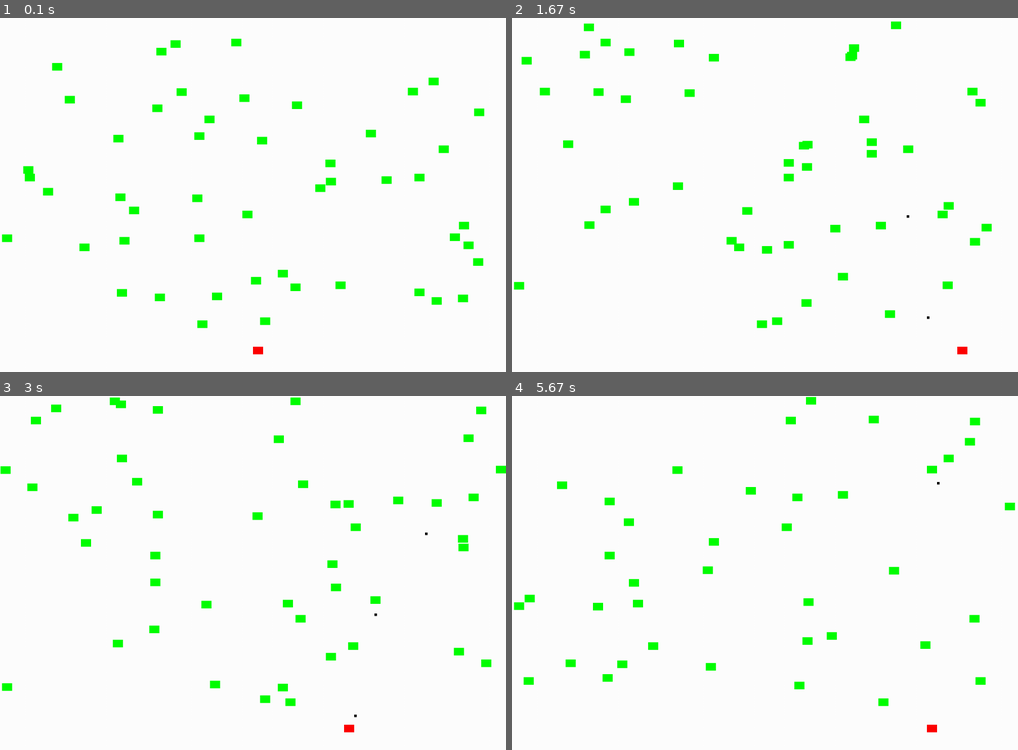
Above: before the commit, frames 1-4 (two rows, left to right).
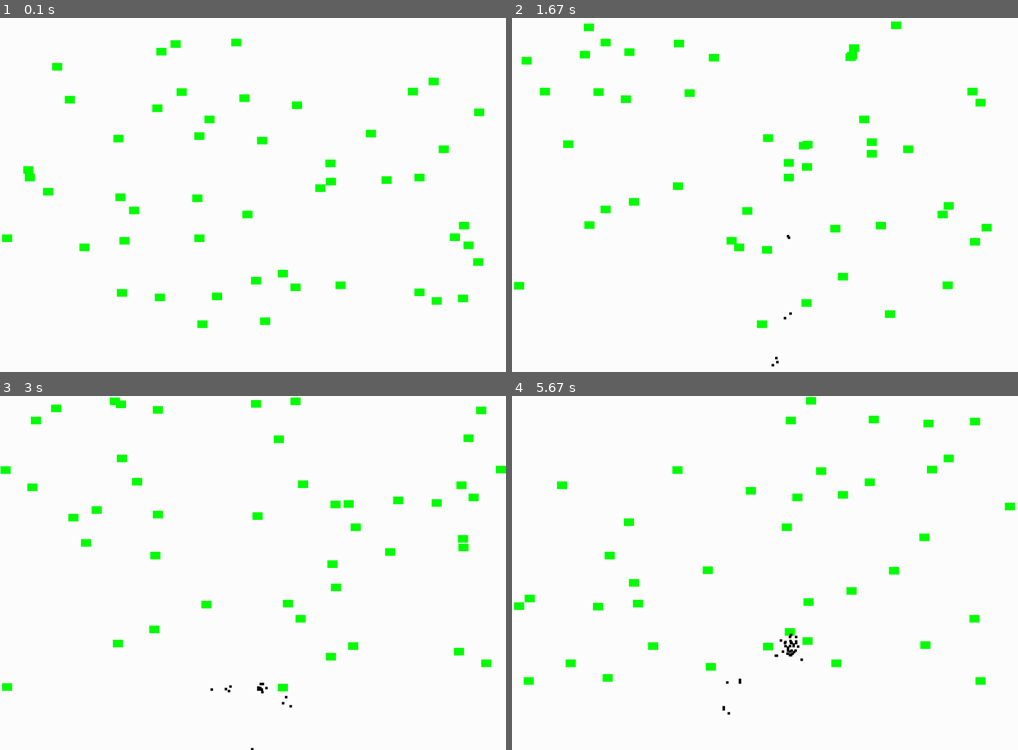
Above: after the commit, the same moments.

Repository: ZafarK638/zafark-python-classwork
Game: pygame game, started from programming/pygame practice/sprites/my_first_oop_game.py
Same seed, same stepped clock (60 frames per second), same inputs: the game is played once before the commit and once after it.
Inputs (mouse positions are in pixels of both pictures, inside the frame that each line leads up to):
- Up to frame 1 (0.1 s): no input
- Up to frame 2 (1.67 s): tap Space at 0.33, 1.23, 1.57 s; hold Right 0.67-1.13 s; move the mouse to (744, 209) at 0.7 s; hold Up 1.17-1.47 s; move the mouse to (765, 219) at 1.2 s; hold Right from 1.5 s (still down); move the mouse to (815, 272) at 1.53 s
- Up to frame 3 (3 s): tap Space at 1.87, 2.07, 2.37, 2.63, 2.97 s; release Right at 1.97 s; hold Left 2-2.53 s; move the mouse to (96, 654) at 2.03 s; hold Down 2.57-2.87 s; move the mouse to (440, 696) at 2.6 s; hold Left from 2.9 s (still down); move the mouse to (121, 442) at 2.93 s
- Up to frame 4 (5.67 s): tap Space at 3.27, 3.4, 3.8, 4.1, 4.47, 4.87, 5.17, 5.37 s; release Left at 3.3 s; hold Up 3.33-3.7 s; move the mouse to (643, 502) at 3.37 s; hold Right 3.73-4.37 s; move the mouse to (739, 665) at 3.77 s; hold Down 4.4-4.77 s; move the mouse to (765, 615) at 4.43 s; hold Left 4.8-5.27 s; move the mouse to (957, 703) at 4.83 s; hold Right from 5.3 s (still down); move the mouse to (694, 498) at 5.33 s

The runs differ from the first frame. In frame 1, less than 0.1% of the frame differs, in the area x 50-52%, y 92-96%; in frame 2, 0.2%; in frame 3, 0.5%; in frame 4, 0.9%, in the area x 18-92%, y 6-96%.

Commit message:
Update my_first_oop_game.py

Diff:
--- a/programming/pygame practice/sprites/my_first_oop_game.py
+++ b/programming/pygame practice/sprites/my_first_oop_game.py
@@ -21,8 +21,23 @@
         self.rect = self.image.get_rect()
 
     def update(self):
+        mpos = pygame.mouse.get_pos()
+
         #move the bullet
-        self.rect.y += -10
+        # self.rect.x = mpos[0]
+        if self.rect.x > mpos[0]:
+            self.rect.x -= random.randint(bulletSpeedx-2,bulletSpeedx+2)
+        elif self.rect.x < mpos[0]:
+            self.rect.x += random.randint(bulletSpeedx-2,bulletSpeedx+2)
+        elif self.rect.x == mpos[0]:
+            self.rect.x += 0
+
+        if self.rect.y > mpos[1]:
+            self.rect.y -= random.randint(bulletSpeedy-2,bulletSpeedy+2)
+        elif self.rect.y < mpos[1]:
+            self.rect.y += random.randint(bulletSpeedy-2,bulletSpeedy+2)
+        elif self.rect.y == mpos[1]:
+            self.rect.y += 0
 
 class Block(pygame.sprite.Sprite):
     def __init__(self,colour,width,height) -> None:
@@ -60,12 +75,36 @@
 
     def update(self):
         # Get the current mouse position.
-        pos = width/2,height,2
+        pos = width/2,height/2
 
         # Fetch the x and y out of the list,
         # Set the player object to the mouse location
         self.rect.x = pos[0]
-        self.rect.y = height-50
+        self.rect.y = pos[1]
+
+        if move_right:
+            if self.rect.x < width-pWidth:
+                self.rect.x += playerSpeed
+            else:
+                self.rect.x = width-pWidth
+
+        if move_left:
+            if self.rect.x > 0:
+                self.rect.x -= playerSpeed
+            else:
+                self.rect.x = 0
+
+        if move_down:
+            if self.rect.y < height-pHeight:
+                self.rect.y += playerSpeed
+            else:
+                self.rect.y = height-pHeight
+
+        if move_up:
+            if self.rect.y > 0:
+                self.rect.y -= playerSpeed
+            else:
+                self.rect.y = 0
 
 
 # Set the width and height of the screen [width, height]
@@ -76,10 +115,17 @@
 
 pygame.display.set_caption("OOP practise")
 
-pos = width/2
+pos = width/2,height,2
 playerSpeed = 10
+bulletSpeedx = 5
+bulletSpeedy = 5
+pWidth = 20
+pHeight = 15
 move_right = False
 move_left = False
+move_up = False
+move_down = False
+fire_bullet = False
 
 # Loop until the user clicks the close button.
 gameOver = False
@@ -109,7 +155,7 @@
     all_sprites_list.add(block)
 
 # Create a RED player block
-player = Player(RED, 20, 15)
+player = Player(RED, pWidth, pHeight)
 all_sprites_list.add(player)
 
 # Used to manage how fast the screen updates
@@ -126,13 +172,7 @@
 
         if event.type == pygame.KEYDOWN:
             if event.key == pygame.K_SPACE:
-                #fire a bullet when button pressed
-                bullet = Bullet(BLACK,5,5)
-                #set bullet location
-                bullet.rect.x = player.rect.x
-                bullet.rect.y = player.rect.y
-                all_sprites_list.add(bullet)
-                bullet_list.add(bullet)
+                fire_bullet = True
             if event.key == pygame.K_RIGHT:
                 move_right = True
             if event.key == pygame.K_LEFT:
@@ -143,6 +183,13 @@
                 move_right = False
             if event.key == pygame.K_LEFT:
                 move_left = False
+            if event.key == pygame.K_SPACE:
+                fire_bullet = False
+            if event.key == pygame.K_UP:
+                move_right = False
+            if event.key == pygame.K_DOWN:
+                move_left = False
+
 
     # Calculate mechanics for each bullet
     for bullet in bullet_list:
@@ -169,11 +216,15 @@
 
     # --- Game logic should go here
 
-    if move_right:
-        pos += playerSpeed
-
-    if move_left:
-        pos -= playerSpeed
+
+    if fire_bullet:
+        #fire a bullet when button pressed
+        bullet = Bullet(BLACK,5,5)
+        #set bullet location
+        bullet.rect.x = player.rect.x
+        bullet.rect.y = player.rect.y
+        all_sprites_list.add(bullet)
+        bullet_list.add(bullet)
 
     # --- Screen-clearing code goes here
 
@@ -183,8 +234,8 @@
 
     # Fetch the x and y out of the list,
     # Set the player object to the mouse location
-    player.rect.x = pos
-    player.rect.y = height-50
+    player.rect.x = pos[0]
+    player.rect.y = pos[1]
 
     blocks_hit_list = pygame.sprite.spritecollide(player, block_list, True)
     for block in blocks_hit_list:
